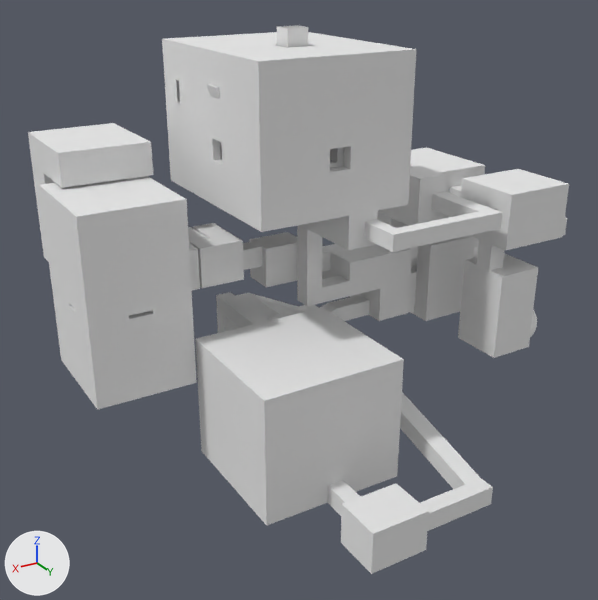
What one commit did to the Blender file Assets/Models/startingScene/startingRoom.blend.
Both versions are drawn from a camera (50 mm lens) standing at (95.3, 93.7, 57.2) and looking at (31.3, -12.9, 3.9). Lighting does not change. The marker at lower left points along +X, +Y and +Z.

The first picture shows 'BaseStartingRoomMesh', 'BaseStartingRoomMesh.001', 'BaseStartingRoomMesh.003', 'BaseStartingRoomMesh.004', 'BaseStartingRoomMesh.005', 'BaseStartingRoomMesh.006', 'BaseStartingRoomMesh.007', 'BaseStartingRoomMesh.008', 'BaseStartingRoomMesh.009'.
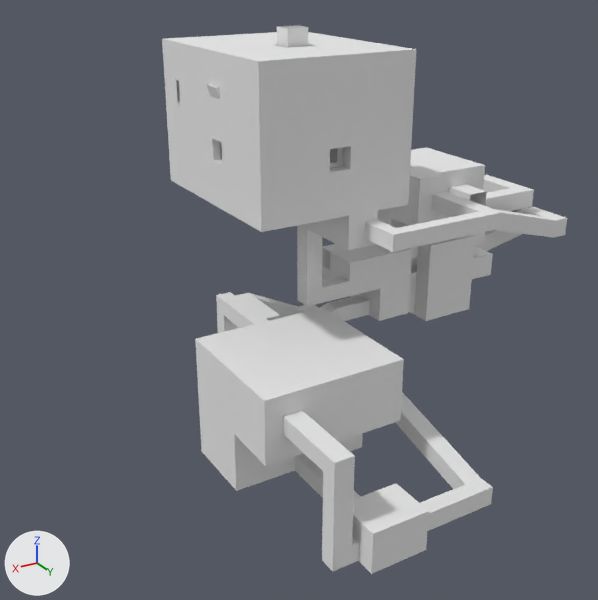
What the commit changed:
me_cube_010 is used by ob_basestartingroommesh_009; location (0.0, 0.0, 0.0).
me_cube_010 had 528 vertices, 555 faces and spanned x 23.3..54.9, y -14.9..32.5, z -10.3..7.8.
me_cube_010 now has 284 vertices, 297 faces and spans x 23.3..54.9, y -14.9..32.5, z -10.3..7.8.
me_cube_010 part 1: 27 vertices moved from x 43.1..54.9, y -1.0..18.5, z -10.3..7.8 to x 43.5..54.9, y -1.0..27.5, z -10.3..7.8; 349 vertices removed from x 34.4..54.9, y -1.0..18.5, z -10.3..7.8; 105 vertices added at x 34.4..54.9, y -1.0..29.8, z -10.3..7.8.
Object 'BaseStartingRoomMesh.004' (ob_basestartingroommesh_004) is now hidden.
Object 'BaseStartingRoomMesh.003' (ob_basestartingroommesh_003) is now hidden.
Object 'BaseStartingRoomMesh.001' (ob_basestartingroommesh_001) is now hidden.
Object 'BaseStartingRoomMesh' (ob_basestartingroommesh) is now hidden.

Changed parts and their boxes [x1, y1, x2, y2] in the pictures (598 x 600 px):
'BaseStartingRoomMesh', hidden
    before: [28, 123, 331, 410]
'BaseStartingRoomMesh.003', hidden
    before: [461, 169, 569, 271]
'BaseStartingRoomMesh.004', hidden
    before: [458, 253, 538, 358]
'BaseStartingRoomMesh.001', hidden
    before: [530, 310, 537, 337]
part 1 of me_cube_010, cut back
    before: [195, 308, 400, 525]
    after: [195, 308, 400, 572]
'BaseStartingRoomMesh.012', unchanged, uncovered by the edit
    before: [474, 170, 567, 257]
    after: [472, 170, 567, 279]
